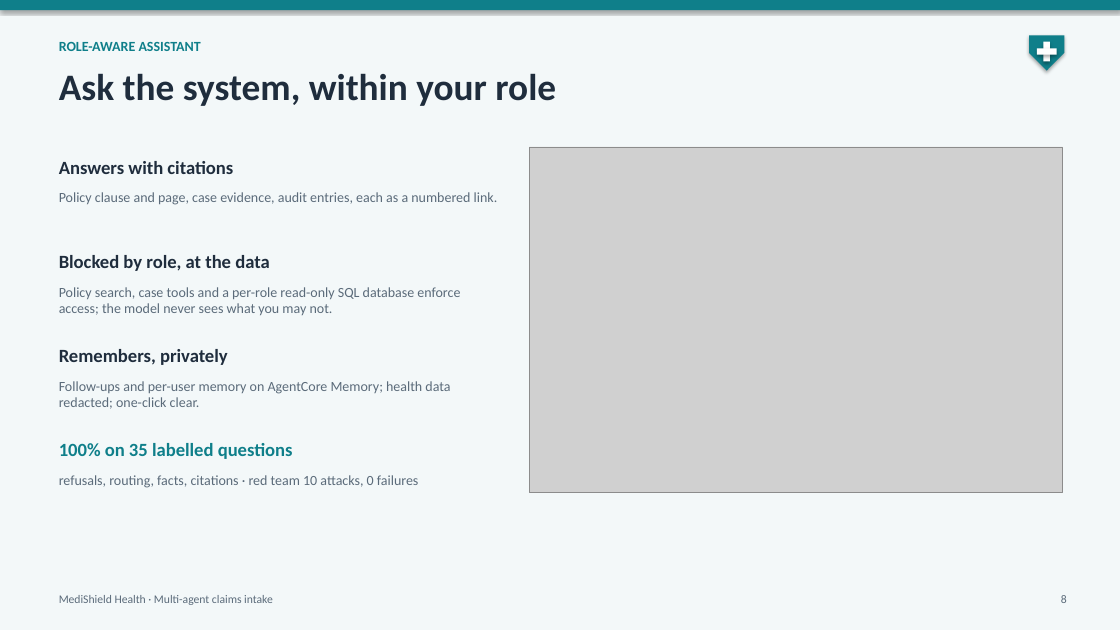
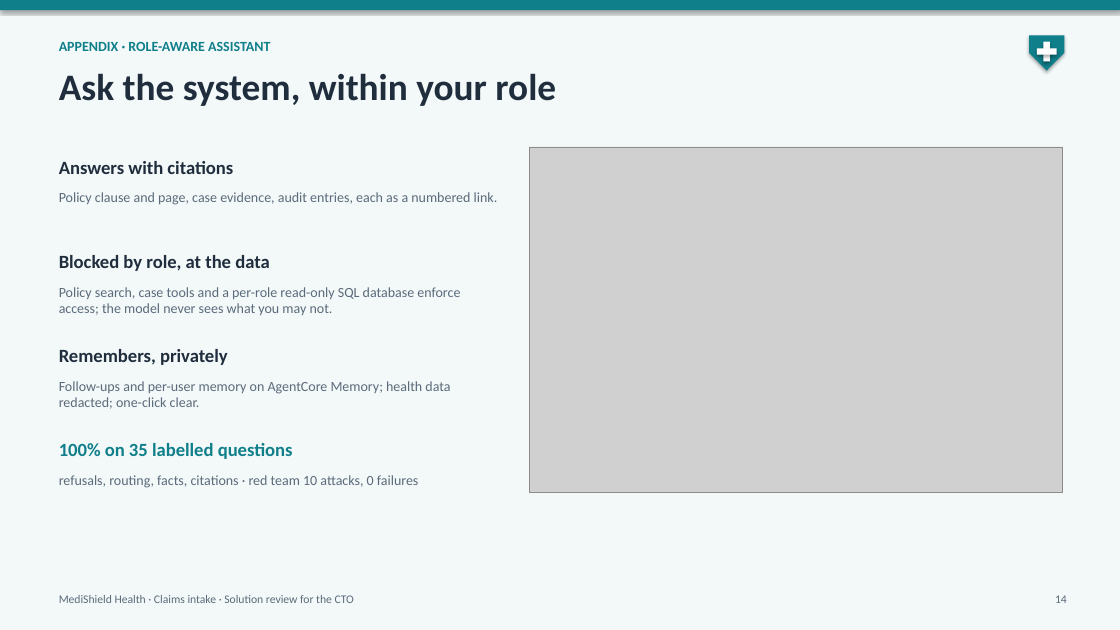
Before and after one commit to raghav010126/Capstone, a slide deck: slide 14 of docs/MediShield_capstone.pptx (slide 8 before the commit). Drawn at 1120x630 pixels with LibreOffice and Linux fonts; fonts in the diff are those of the drawing; grey boxes stand for pictures. Boxes give left, top, right and bottom in pixels: in the first picture for what was removed or moved away, otherwise in the second. Text is boxed around its words. In the diff, an @@ line names an element or a change of style, - is before the commit and + after.

```diff
--- a/docs/MediShield_capstone.pptx
+++ b/docs/MediShield_capstone.pptx
@@ text at box(59, 42, 270, 51): text changed @@
-ROLE-AWARE ASSISTANT
+APPENDIX · ROLE-AWARE ASSISTANT
@@ text at box(59, 595, 354, 603): text changed @@
-MediShield Health · Multi-agent claims intake
+MediShield Health · Claims intake · Solution review for the CTO
@@ text at box(1055, 595, 1067, 603): text changed @@
-8
+14
```
Also in this commit, not shown: 5 other slides changed, 8 slides added, 5 slides removed, 2 other files.
